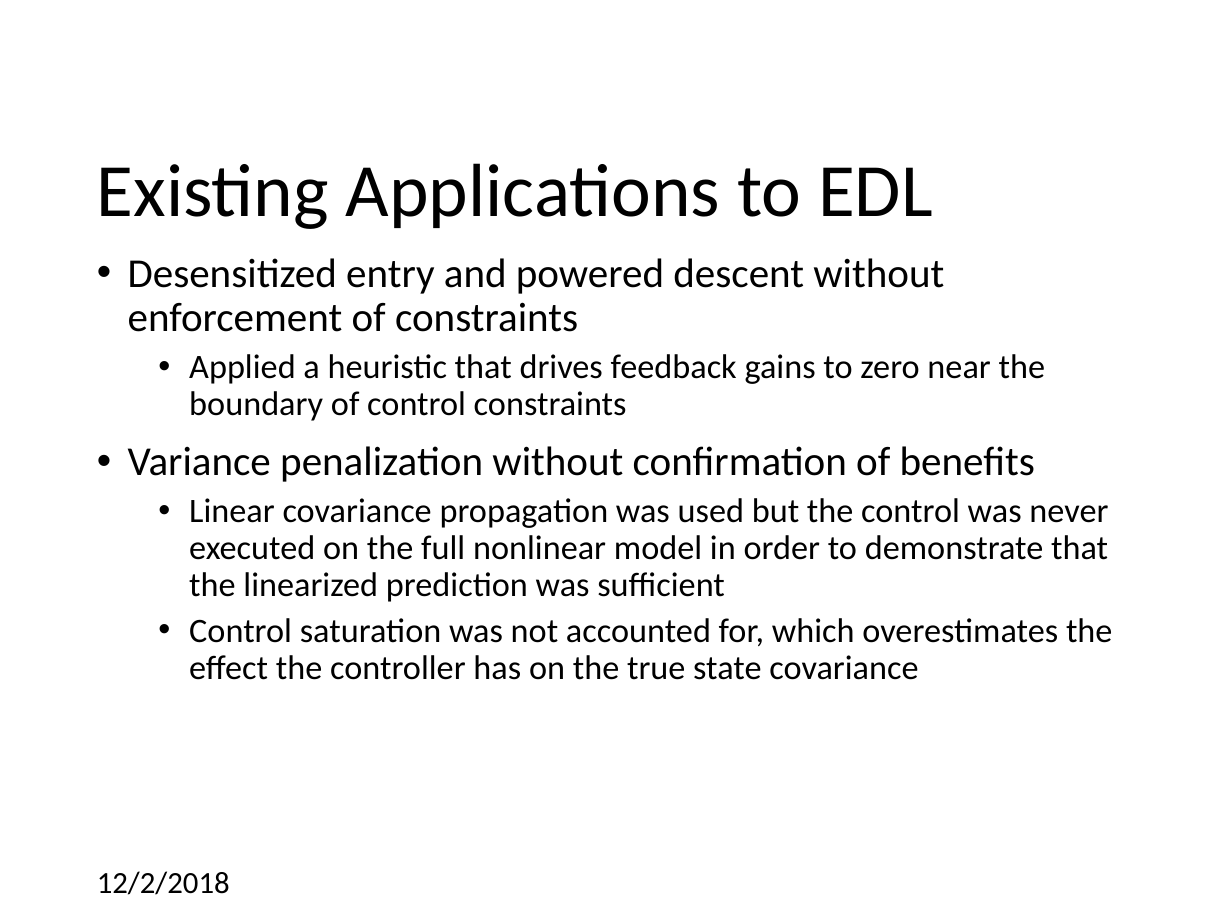
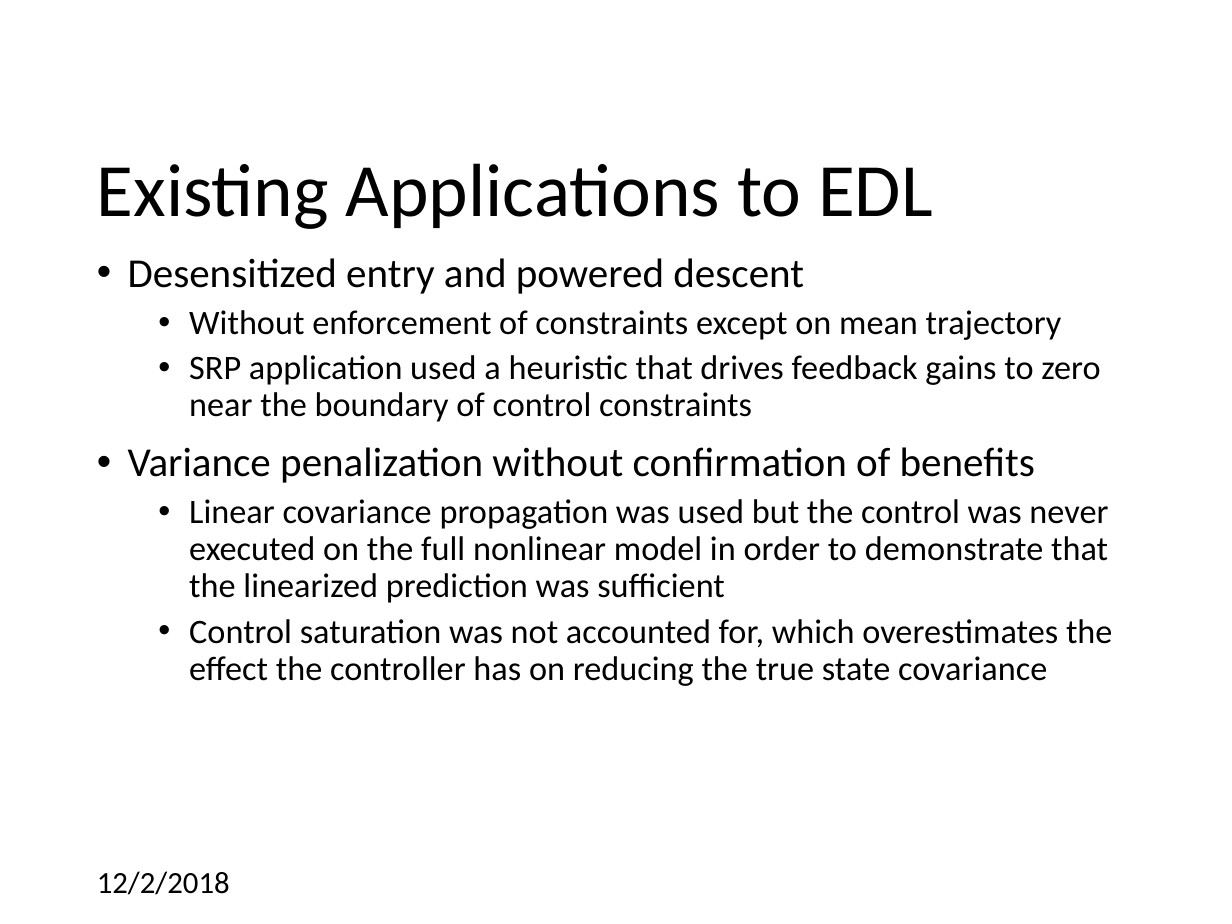
Before and after one commit to CDNoyes/EDL-Py, a slide deck: slide 14 of Documents/Qual Exam.pptx (slide 13 before the commit). Drawn at 1232x924 pixels with LibreOffice and Linux fonts; fonts in the diff are those of the drawing; background and template pictures are left out. Boxes give left, top, right and bottom in pixels: in the first picture for what was removed or moved away, otherwise in the second. Text is boxed around its words. In the diff, an @@ line names an element or a change of style, - is before the commit and + after.

```diff
--- a/Documents/Qual Exam.pptx
+++ b/Documents/Qual Exam.pptx
@@ text at (128,258,1100,422): text changed @@
-• Desensitized entry and powered descent without enforcement of constraints
-  • Applied a heuristic that drives feedback gains to zero near the boundary of control constraints
+• Desensitized entry and powered descent
+  • Without enforcement of constraints except on mean trajectory
+  • SRP application used a heuristic that drives feedback gains to zero near the boundary of control constraints
@@ text at (189,619,1113,686): text changed @@
-  • Control saturation was not accounted for, which overestimates the effect the controller has on the true state covariance
+  • Control saturation was not accounted for, which overestimates the effect the controller has on reducing the true state covariance
```
Also in this commit, not shown: 14 other slides changed, 3 slides added.
